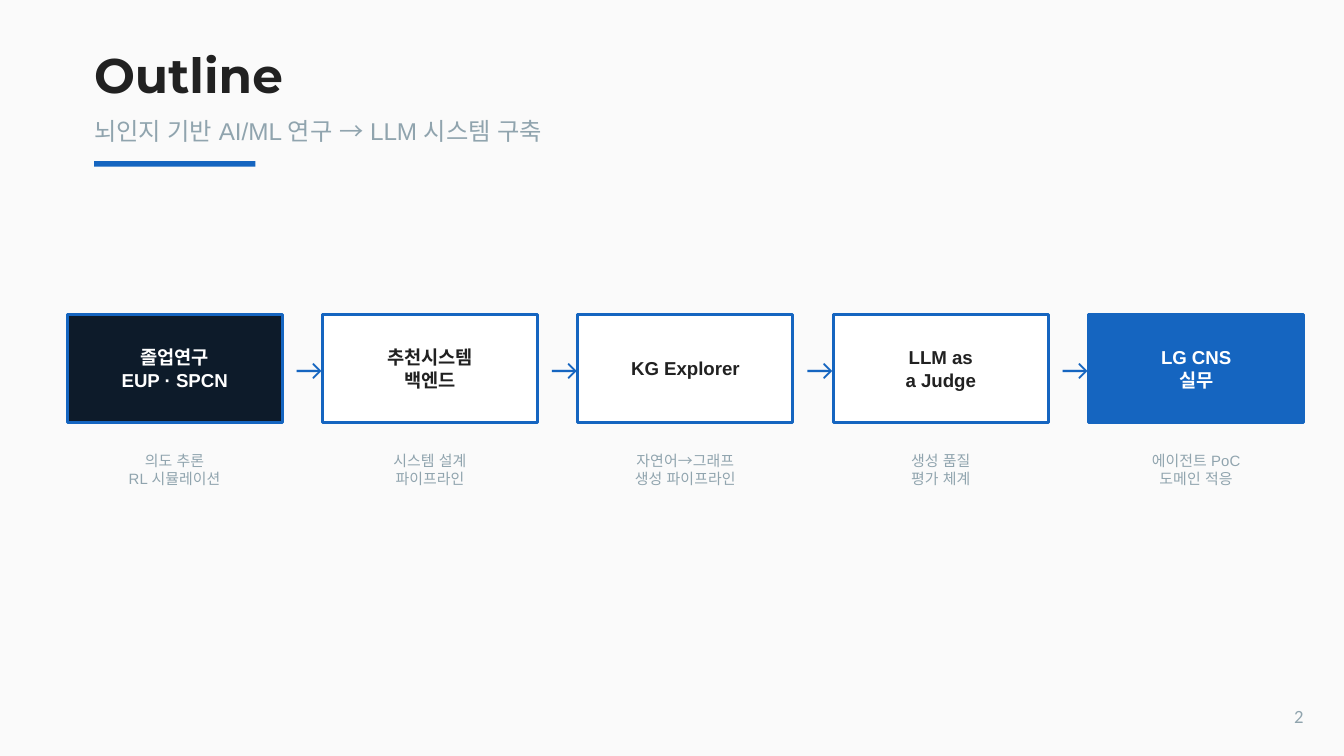
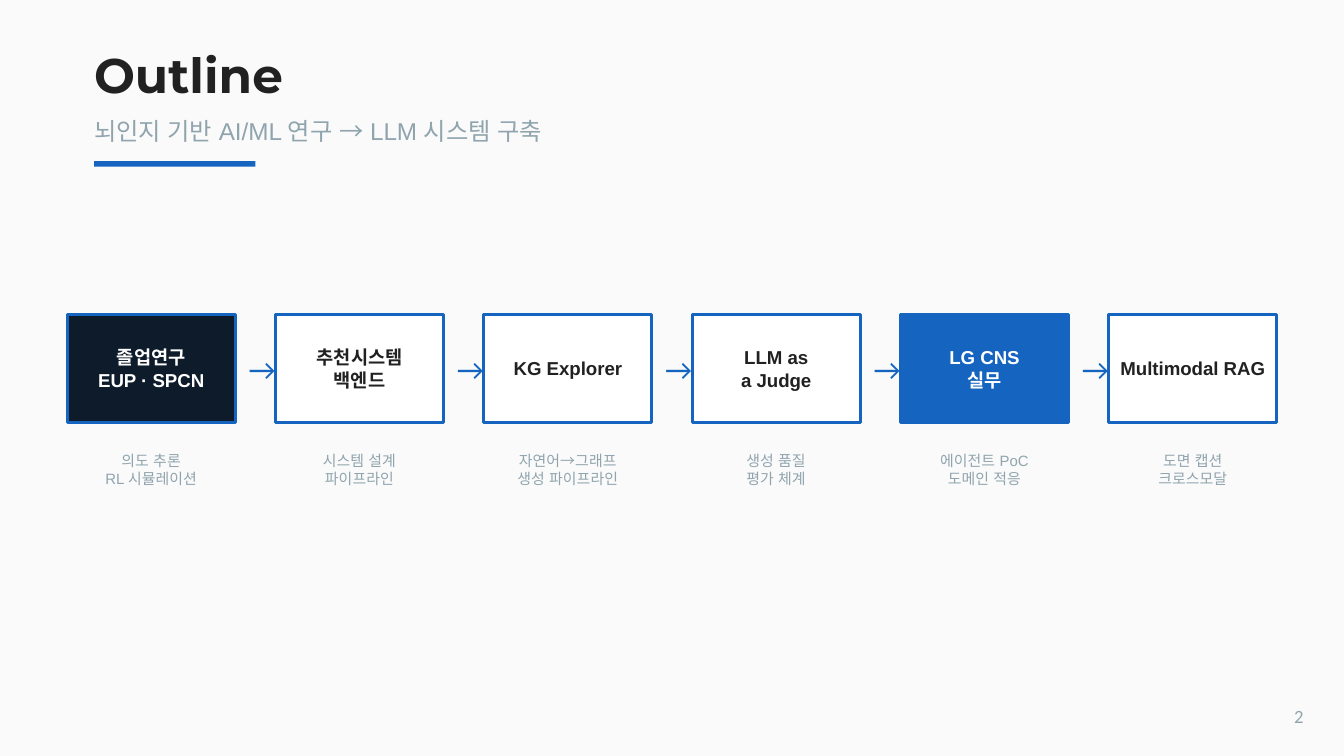
Before and after one commit to hawe66/hawe66.github.io, a slide deck: slide 2 of data/포트폴리오_조영하.pptx. Drawn at 1344x756 pixels with LibreOffice and Linux fonts; fonts in the diff are those of the drawing. Boxes give left, top, right and bottom in pixels: in the first picture for what was removed or moved away, otherwise in the second. Text is boxed around its words. In the diff, an @@ line names an element or a change of style, - is before the commit and + after.

Commit message:
계산임상과학 연구실 RA 내용 추가

```diff
--- a/data/포트폴리오_조영하.pptx
+++ b/data/포트폴리오_조영하.pptx
@@ text "졸업연구": place and size @@
-text "졸업연구" at (122,348,228,388)
+text "졸업연구" at (98,348,205,388)
@@ rectangle: place and size @@
-rectangle at (67,314,282,422)
+rectangle at (67,314,235,422)
@@ text "→": place and size @@
-text "→" at (282,314,323,422)
+text "→" at (235,314,276,422)
@@ text "추천시스템": place and size @@
-text "추천시스템" at (387,348,473,389)
+text "추천시스템" at (317,348,403,389)
@@ rectangle: place and size @@
-rectangle at (323,314,538,422)
+rectangle at (276,314,444,422)
@@ text "→": place and size @@
-text "→" at (538,314,578,422)
+text "→" at (444,314,484,422)
@@ text "KG Explorer": place and size @@
-text "KG Explorer" at (631,361,739,379)
+text "KG Explorer" at (514,361,622,379)
@@ rectangle: place and size @@
-rectangle at (578,314,793,422)
+rectangle at (484,314,652,422)
@@ text added at (652,314,692,422), 16 pt, text #1565C0 @@
+→
@@ text "LLM as": place and size @@
-text "LLM as" at (906,351,976,391)
+text "LLM as" at (741,351,812,391)
@@ rectangle: place and size @@
-rectangle at (833,314,1048,422)
+rectangle at (692,314,860,422)
@@ text "→": place and size @@
-text "→" at (793,314,833,422)
+text "→" at (860,314,900,422)
@@ text "LG CNS": place and size @@
-text "LG CNS" at (1161,351,1231,389)
+text "LG CNS" at (949,351,1019,389)
@@ rectangle: place and size @@
-rectangle at (1089,314,1304,422)
+rectangle at (900,314,1068,422)
@@ text "→": place and size @@
-text "→" at (1048,314,1089,422)
+text "→" at (1068,314,1109,422)
@@ rectangle added at (1109,314,1277,422), fill #FFFFFF, outline #1565C0 1.5 pt @@
@@ text added at (1120,361,1265,375), 10 pt, text #212121, bold @@
+Multimodal RAG
@@ text "의도 추론": place and size @@
-text "의도 추론" at (129,454,221,485)
+text "의도 추론" at (105,454,197,485)
@@ text "시스템 설계": place and size @@
-text "시스템 설계" at (393,454,467,485)
+text "시스템 설계" at (323,454,396,485)
@@ text "자연어→그래프": place and size @@
-text "자연어→그래프" at (635,454,736,485)
+text "자연어→그래프" at (517,454,618,485)
@@ text "생성 품질": place and size @@
-text "생성 품질" at (911,454,971,485)
+text "생성 품질" at (746,454,806,485)
@@ text "에이전트 PoC": place and size @@
-text "에이전트 PoC" at (1152,454,1240,485)
+text "에이전트 PoC" at (940,454,1029,485)
@@ text added at (1158,454,1227,485), 8 pt, text #90A4AE @@
+도면 캡션
+크로스모달
```
Also in this commit, not shown: 4 other slides changed, 2 slides added, 3 other files.
